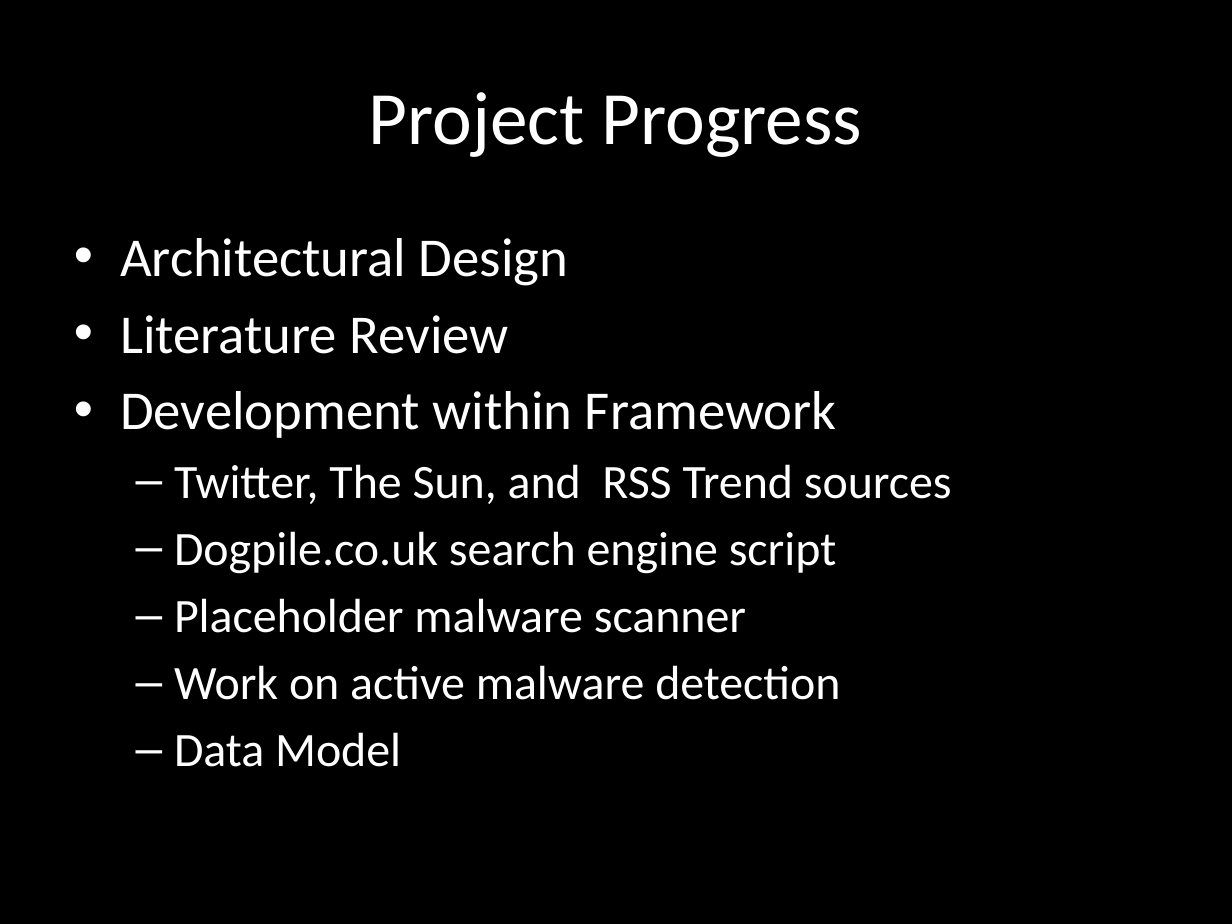
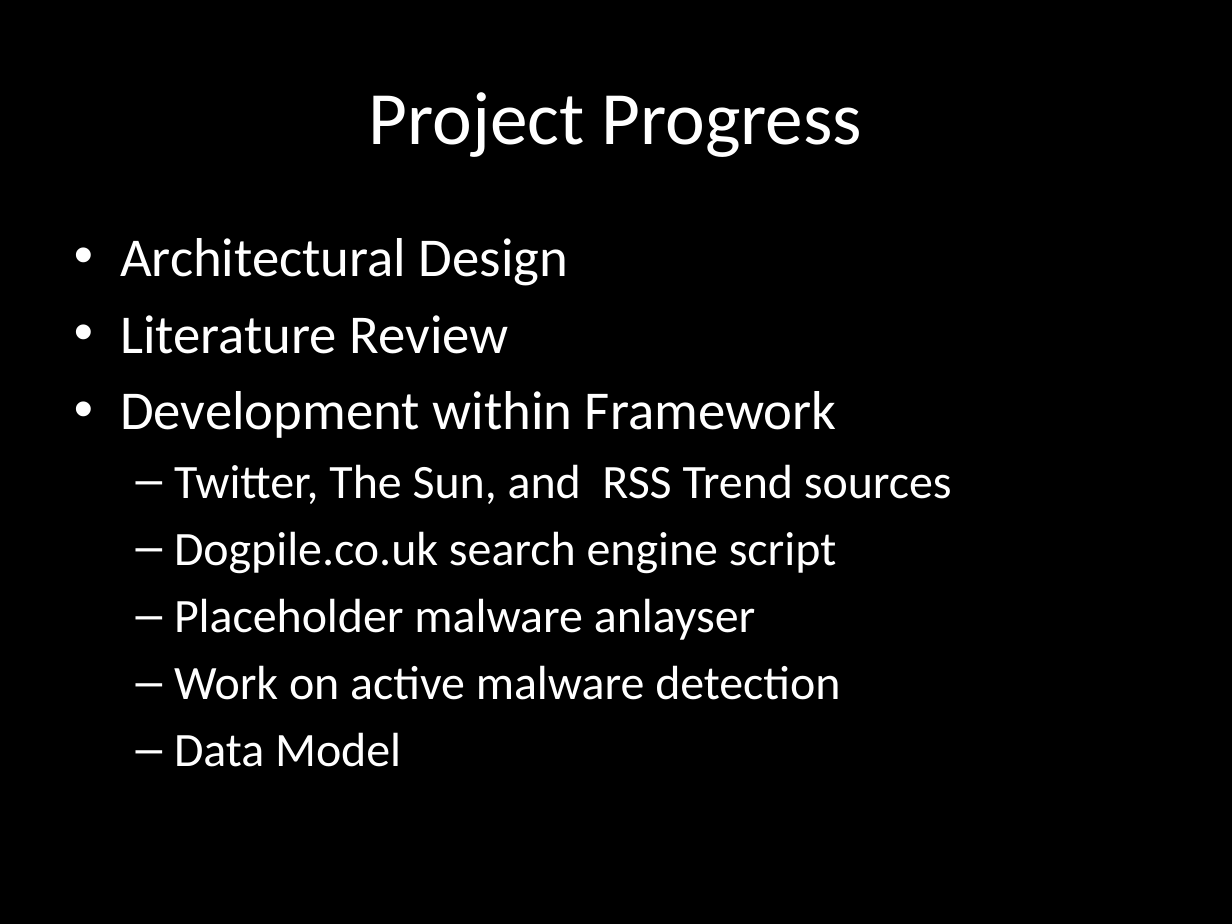
Before and after one commit to chrissorchard/malucrawl, a slide deck: slide 18 of doc/pres1/wk4-progress.pptx. Drawn at 1232x924 pixels with LibreOffice and Linux fonts; fonts in the diff are those of the drawing; background and template pictures are left out. Boxes give left, top, right and bottom in pixels: in the first picture for what was removed or moved away, otherwise in the second. Text is boxed around its words. In the diff, an @@ line names an element or a change of style, - is before the commit and + after.

```diff
--- a/doc/pres1/wk4-progress.pptx
+++ b/doc/pres1/wk4-progress.pptx
@@ text at bbox=[174, 598, 755, 640]: text changed @@
-  – Placeholder malware scanner
+  – Placeholder malware anlayser
```
Also in this commit, not shown: 6 other slides changed, 2 other files.
